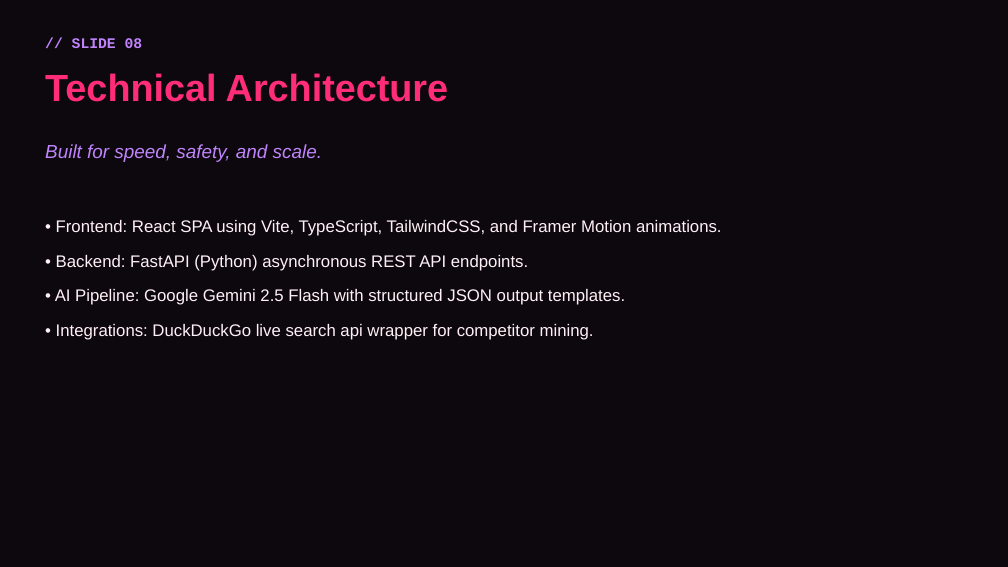
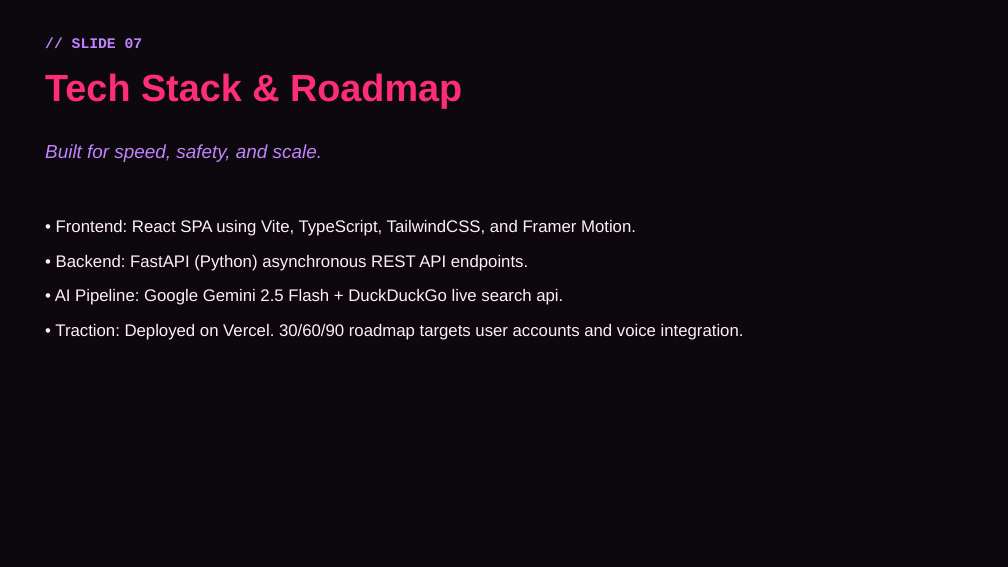
Before and after one commit to swaraj3092/LaunchMind, a slide deck: slide 7 of LaunchMind_PitchDeck.pptx (slide 8 before the commit). Drawn at 1008x567 pixels with LibreOffice and Linux fonts; fonts in the diff are those of the drawing. Boxes give left, top, right and bottom in pixels: in the first picture for what was removed or moved away, otherwise in the second. Text is boxed around its words. In the diff, an @@ line names an element or a change of style, - is before the commit and + after.

```diff
--- a/LaunchMind_PitchDeck.pptx
+++ b/LaunchMind_PitchDeck.pptx
@@ text at (x1=72, y1=38, x2=143, y2=48): text changed @@
-// SLIDE 08
+// SLIDE 07
@@ text at (x1=45, y1=73, x2=462, y2=109): text changed @@
-Technical Architecture
+Tech Stack & Roadmap
@@ text at (x1=56, y1=220, x2=636, y2=236): text changed @@
-• Frontend: React SPA using Vite, TypeScript, TailwindCSS, and Framer Motion animations.
+• Frontend: React SPA using Vite, TypeScript, TailwindCSS, and Framer Motion.
@@ text at (x1=55, y1=289, x2=744, y2=340): text changed @@
-• AI Pipeline: Google Gemini 2.5 Flash with structured JSON output templates.
-• Integrations: DuckDuckGo live search api wrapper for competitor mining.
+• AI Pipeline: Google Gemini 2.5 Flash + DuckDuckGo live search api.
+• Traction: Deployed on Vercel. 30/60/90 roadmap targets user accounts and voice integration.
```
Also in this commit, not shown: 6 other slides changed, 1 slide added, 6 slides removed, 3 other files.
